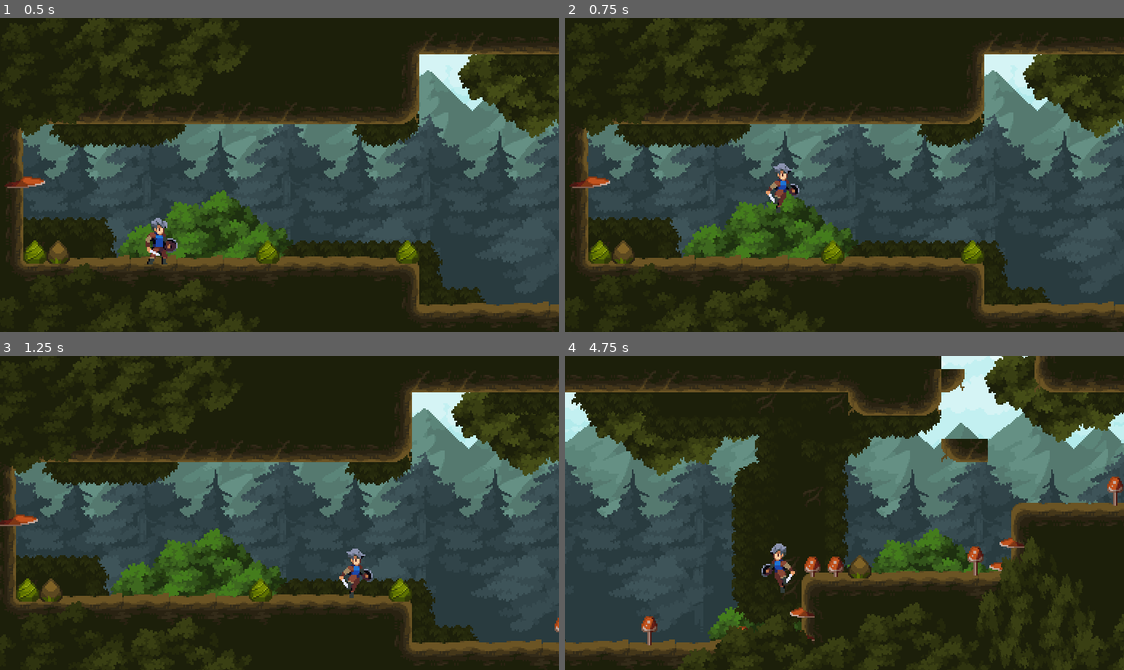
Above: before the commit, frames 1-4 (two rows, left to right).
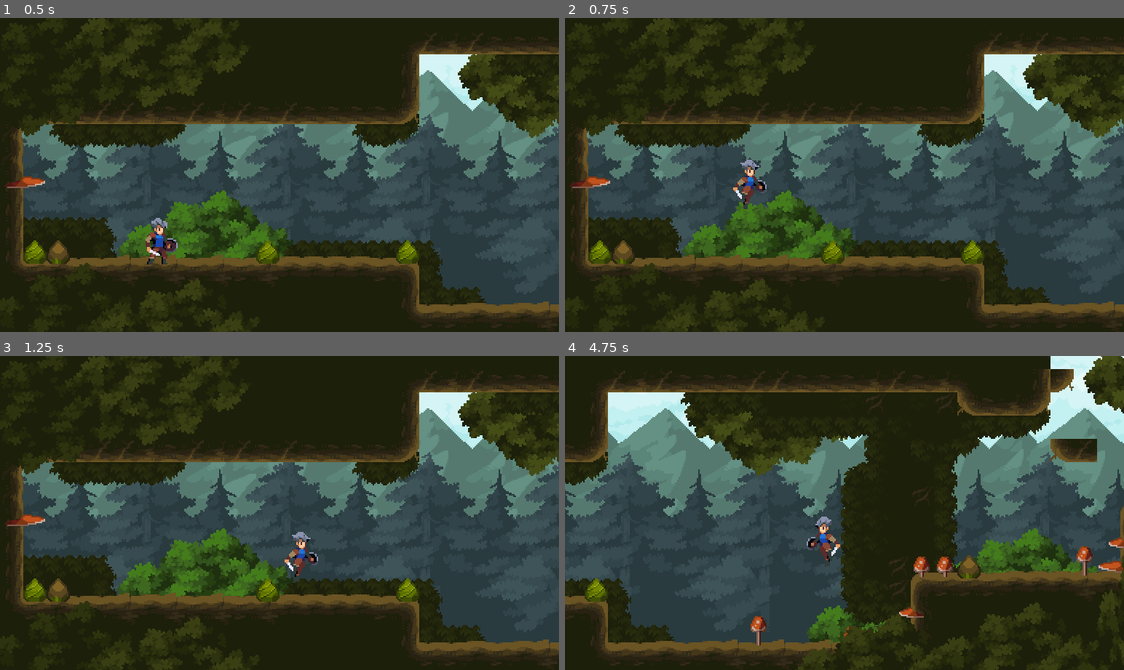
Above: after the commit, the same moments.

Repository: SunChJ/Godot_Learn
Game: Godot game, scene res://world.tscn
Two runs of this game, one before a commit and one after it. Both use one fixed random seed, a clock stepped at 60 frames per second and the inputs below.
Inputs:
- Up to frame 1 (0.5 s): no input
- Up to frame 2 (0.75 s): hold D (move_right) from 0.53 s (still down); tap Space (jump) at 0.6 s
- Up to frame 3 (1.25 s): keep holding D (move_right); tap Space (jump) at 0.77, 1.07 s
- Up to frame 4 (4.75 s): tap Space (jump) at 1.35, 1.52, 1.82, 2.1, 2.85, 3.02, 3.32, 3.6, 3.77, 4.07, 4.35, 4.52 s; release D (move_right) at 2.03 s; hold A (move_left) 2.03-2.78 s; hold D (move_right) 2.78-4.28 s; hold A (move_left) from 4.28 s (still down)

Frame 1 is identical in both runs. In frame 2, 0.7% of the frame differs, in the area x 30-42%, y 45-63%; in frame 3, 11%; in frame 4, 53%, in the area x 0-100%, y 0-100%.

Commit message:
Char: run with ACCELERATION

Diff:
--- a/Legacy Fantasy/player.gd
+++ b/Legacy Fantasy/player.gd
@@ -1,7 +1,8 @@
 extends CharacterBody2D
 
-const RUN_SPEED := 200.0
-const JUMP_VELOCITY := -300.0 # In 2D - Y direction, jump up means -XXX
+const RUN_SPEED := 160.0
+const ACCELERATION := RUN_SPEED / 0.2 # 0~RunSpeed needs 0.2s
+const JUMP_VELOCITY := -320.0 # In 2D - Y direction, jump up means -XXX
 
 
 var gravity := ProjectSettings.get("physics/2d/default_gravity") as float
@@ -13,14 +14,15 @@
 	# left -> -1 , right -> 1
 	# left + right -> 0
 	var direction := Input.get_axis("move_left", "move_right")
-	velocity.x = direction * RUN_SPEED
+
+	velocity.x = move_toward(velocity.x, direction * RUN_SPEED, ACCELERATION * delta)
 	velocity.y += gravity * delta
 
 	if is_on_floor() and Input.is_action_just_pressed("jump"):
 		velocity.y = JUMP_VELOCITY
 
 	if is_on_floor():
-		if is_zero_approx(direction):
+		if is_zero_approx(direction) and is_zero_approx(velocity.x):
 			animation_player.play("idle")
 		else:
 			animation_player.play("running")
